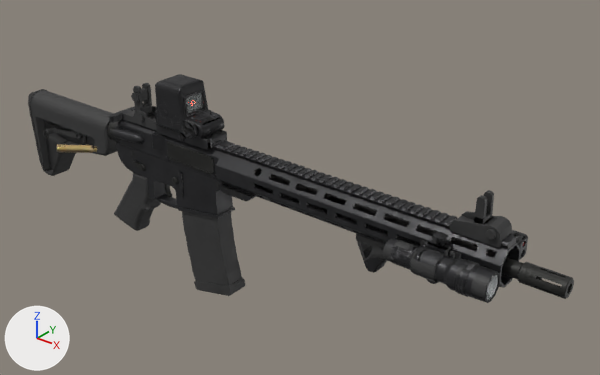
The glTF model export/game/weapon_ar15_game.glb as it was, and as the next commit left it.
The view is the same before and after, from a 50 mm camera at (0.661, -0.684, 0.431) aimed at (0.097, 0.022, -0.006). The axes (+X, +Y, +Z) are drawn at lower left. The lights are the same throughout. The first picture is the older version. Where no turn or scale is listed for an object, it has been applied to the vertices.

Objects in the first picture: 'ar15_att_flashlight', 'ar15_att_foregrip', 'ar15_att_holo', 'ar15_body', 'ar15_dust_cover', 'ar15_front_sight_leaf', 'ar15_magazine', 'ar15_rear_sight_leaf', 'ar15_stock' and 7 more.
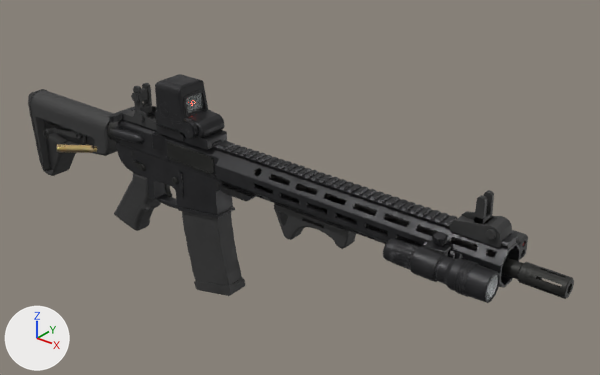
Diff of the bpy script that builds the scene:
```diff
--- a/export/game/weapon_ar15_game.glb.py
+++ b/export/game/weapon_ar15_game.glb.py
@@ ob_ar15_att_foregrip @@
 ob_ar15_att_foregrip = bpy.data.objects.new('ar15_att_foregrip', me_ar15_att_foregrip)
-ob_ar15_att_foregrip.location = (0.2565, 0.0, -0.0197)
+ob_ar15_att_foregrip.location = (0.1365, 0.0, -0.0197)
```

Pixel boxes [x1, y1, x2, y2] of what changed, in the pictures (600 x 375 px):
'ar15_att_foregrip', moved
    before: [356, 234, 438, 284]
    after: [274, 203, 356, 249]
